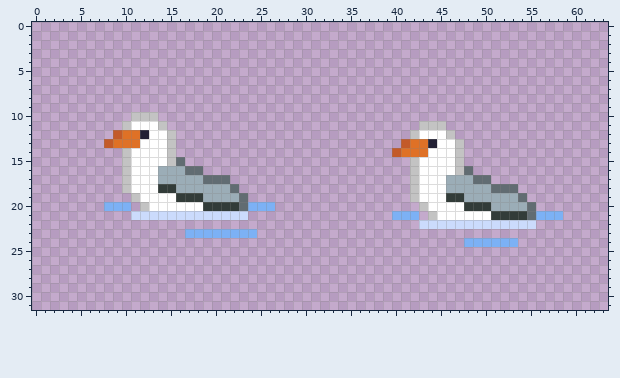
Edited in one commit: pixel-art sprite (assets/sprites/seagull.png). The first picture shows the starting point.
The file is 64x32 pixels.
And afterwards:
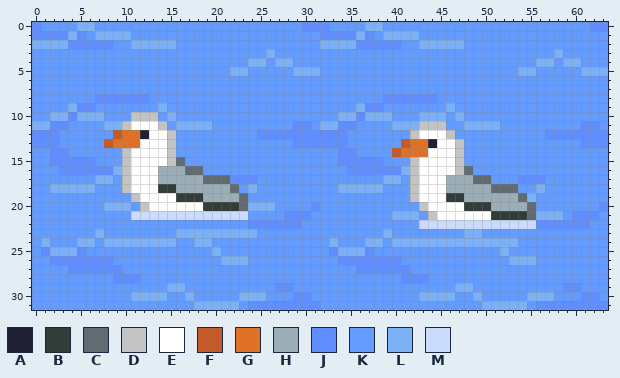
Palette (. is transparent): A #222034  B #323c39  C #616c72  D #c3c3c3  E #ffffff  F #c35a29  G #df7126  H #9badb7  J #618eff  K #639bff  L #7cb1f5  M #cbdbfc
The edit:
@@ x 0..63 @@
- 0 ................................................................
- 1 ................................................................
- 2 ................................................................
- 3 ................................................................
- 4 ................................................................
- 5 ................................................................
- 6 ................................................................
- 7 ................................................................
- 8 ................................................................
- 9 ................................................................
-10 ...........DDD..................................................
-11 ..........DEEED............................DDD..................
-12 .........FGGAEED..........................DEEED.................
-13 ........FGGGEEED.........................FGGAEED................
-14 ..........DEEEED........................FGGGEEED................
-15 ..........DEEEEDC.........................DEEEED................
-16 ..........DEEEHHHCC.......................DEEEEDC...............
-17 ..........DEEEHHHHHCCC....................DEEEHHHCC.............
-18 ..........DEEEBBHHHHHHC...................DEEEHHHHHCCC..........
-19 ...........DEEEEBBBHHHHC..................DEEEBBHHHHHHC.........
-20 ........LLL.DEEEEEEBBBBCLLL................DEEEEBBBHHHHC........
-21 ...........MMMMMMMMMMMMM................LLL.DEEEEEEBBBBCLLL.....
-22 ...........................................MMMMMMMMMMMMM........
-23 .................LLLLLLLL.......................................
-24 ................................................LLLLLL..........
-25 ................................................................
-26 ................................................................
-27 ................................................................
-28 ................................................................
-29 ................................................................
-30 ................................................................
-31 ................................................................
+ 0 JKKKKLLKKKKKKKKKKKKKKKKKKKKKKKJJJKKKKLLKKKKKKKKKKKKKKKKKKKKKKKJJ
+ 1 JJJJLJKLLLLKKKKKKKKKKKKKKKKKKKKKJJJJLJKLLLLKKKKKKKKKKKKKKKKKKKKK
+ 2 LLLLJJJJJKKLLLLLKKKKKKKKKKKKKKKKLLLLJJJJJKKLLLLLKKKKKKKKKKKKKKKK
+ 3 KKKKKKKKKKKKKKKKKKKKKKKKKKLKKKKKKKKKKKKKKKKKKKKKKKKKKKKKKKLKKKKK
+ 4 KKKKKKKKKKKKKKKKKKKKKKKKLLKLLKKKKKKKKKKKKKKKKKKKKKKKKKKKLLKLLKKK
+ 5 KKKKKKKKKKKKKKKKKKKKKKLLKKKKKLLLKKKKKKKKKKKKKKKKKKKKKKLLKKKKKLLL
+ 6 KKKKKKKKKKKKKKKKKKKKKKKKKKKKKKKKKKKKKKKKKKKKKKKKKKKKKKKKKKKKKKKK
+ 7 KKKKKKKKKKKKKKKKKKKKKKKKKKKKKKKKKKKKKKKKKKKKKKKKKKKKKKKKKKKKKKKK
+ 8 KKKKKKKJJJJJJKKKKKKKKKKKKKKKKKKKKKKKKKKJJJJJJKKKKKKKKKKKKKKKKKKK
+ 9 KKKKLJJKKKKKKKLKKKKKKKKKKKKKKKKKKKKKLJJKKKKKKKLKKKKKKKKKKKKKKKKK
+10 KKLLJLLLKKKDDDKLKKKKKKKKKKKKKKKKKKLLJLLLKKKLLLKLKKKKKKKKKKKKKKKK
+11 LLJJKKKKLLDEEEDKLLLLKKKKKKKKKJJKLLJJKKKKLLLDDDKKLLLLKKKKKKKKKJJK
+12 JJJKKKKKKFGGAEEDKKKKKKKKKJJJJJJJJJJKKKKKKKDEEEDKKKKKKKKKKJJJJJJJ
+13 JJJKKKKKFGGGEEEDKKKKKKKKKKKKKJJJJJJKKKKKKFGGAEEDKKKKKKKKKKKKKJJJ
+14 KKJJKKKKKKDEEEEDKKKKKKKKKKKKKKKKKKJJKKKKFGGGEEEDKKKKKKKKKKKKKKKK
+15 KKJJJJJKKKDEEEEDCKKKKKKKKKKKKKKKKKJJJJJKKKDEEEEDKKKKKKKKKKKKKKKK
+16 KKKJJJJJJLDEEEHHHCCKKKKKKKKKKKKKKKKJJJJJJLDEEEEDCKKKKKKKKKKKKKKK
+17 KKKKKKKLLKDEEEHHHHHCCCJJJKKKKKKKKKKKKKKLLKDEEEHHHCCKKKJJJKKKKKKK
+18 KKLLLLLKKKDEEEBBHHHHHHCKLKKKKKKKKKLLLLLKKKDEEEHHHHHCCCKKLKKKKKKK
+19 KKKKKKKKKKKDEEEEBBBHHHHCKKKKKKKKKKKKKKKKKKDEEEBBHHHHHHCLKKKKKKKK
+20 KKKKKKKKLLLKDEEEEEEBBBBCLLLKKKKJKKKKKKKKKKKDEEEEBBBHHHHCKKKKKKKJ
+21 KKKKKKKKKKKMMMMMMMMMMMMMKKKKJJJKKKKKKKKKLLLKDEEEEEEBBBBCLLLKJJJK
+22 KKKKKKKKKKKKKKKKKKKKKKKKJJJJJJKKKKKKKKKKKKKMMMMMMMMMMMMMJJJJJJKK
+23 KKKKKKKLKKKKKKKKLLLLLLLLLKKKKKKKKKKKKKKLKKKKKKKKLLKKKKKKKKKKKKKK
+24 KLKKKLLKLLLLLLLLKKLLKKKKKKKKKKKKKLKKKLLKLLLLLLLLLLLLLLKKKKKKKKKK
+25 KJLLLJKKKKKKKKKKKKKKLKKKKKKKKKKKKJLLLJKKKKKKKKKKKKKKLKKKKKKKKKKK
+26 KKJJJJJJJKKKKKKKKKKKKLLLKKKKKKKKKKJJJJJJJKKKKKKKKKKKKLLLKKKKKKKK
+27 KKKKJJJJJJKKKKKKKKKKKKKKKKKKKKKKKKKKJJJJJJKKKKKKKKKKKKKKKKKKKKKK
+28 KKKKKKKKKJJJKKKKKKKKKKKKKKKKKKKKKKKKKKKKKJJJKKKKKKKKKKKKKKKKKKKK
+29 KKKKKKKKKKKKKKKLLKKKKKKKKKKJJKKKKKKKKKKKKKKKKKKLLKKKKKKKKKKJJKKK
+30 KKKKKKKKKKKLLLLKKLKKKKKLLLKKKJJKKKKKKKKKKKKLLLLKKLKKKKKLLLKKKJJK
+31 KKKKKKKKKKKKKKKKKKLLLLLKJJJJJJJJKKKKKKKKKKKKKKKKKKLLLLLKJJJJJJJJ
Boxes around the changes in both pictures, in picture pixels (x1, y1, x2, y2):
added: (32, 22, 608, 310)
